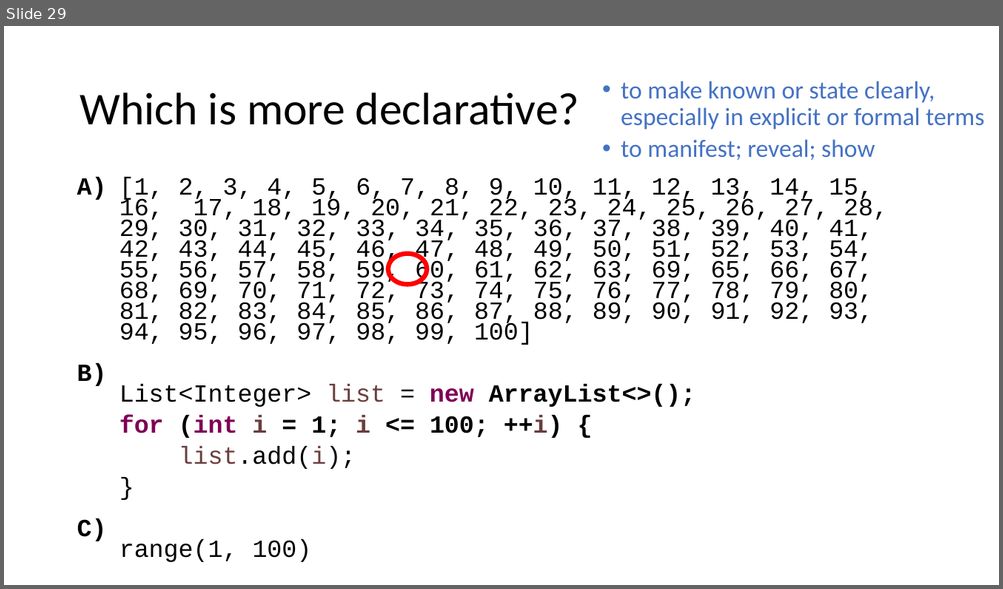
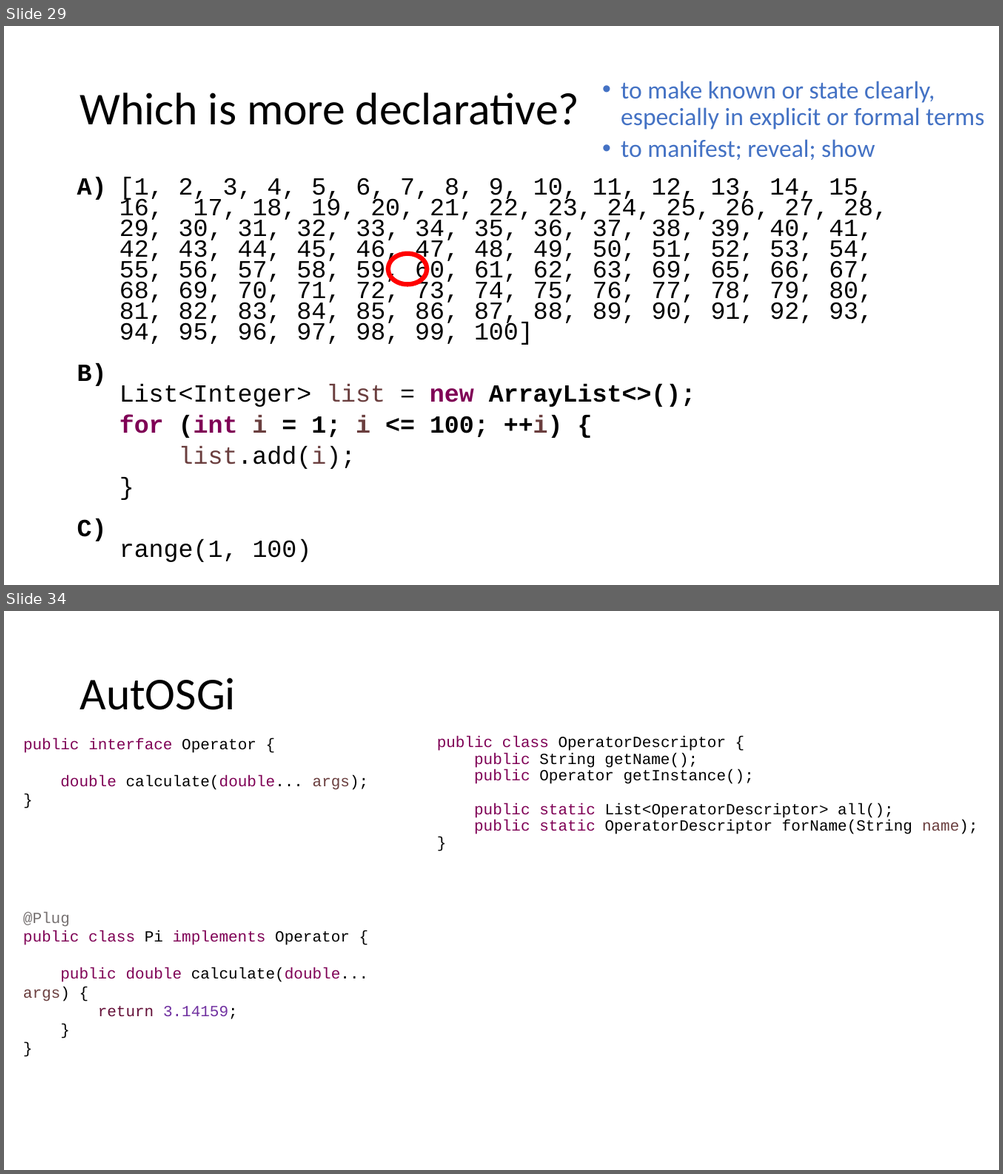
Before and after one commit to diffplug/sockets-and-plugs, a slide deck: Socket and Plugs.pptx. Shown one above the other, each under a label of ours: slide 29 before the commit, slides 29 and 34 after it; the slides between them are not shown. The pictures are 1003x589 and 1003x1174 pixels, drawn with LibreOffice and Linux fonts; fonts in the diff are those of the drawing. Boxes give left, top, right and bottom in pixels: in the first picture for what was removed or moved away, otherwise in the second. Text is boxed around its words. In the diff, an @@ line names an element or a change of style, - is before the commit and + after.

```diff
--- a/Socket and Plugs.pptx
+++ b/Socket and Plugs.pptx
@@ slide 34 added at <box>4,611,999,1170</box>, background #FFFFFF @@
@@ title added at <box>79,678,235,710</box>, 44 pt, text #000000 @@
+AutOSGi
@@ text added at <box>23,738,369,790</box>, 15 pt, text #7F0055 @@
+public interface Operator {
+double calculate(double... args);
+}
@@ text added at <box>437,736,978,834</box>, 15 pt, text #000000 @@
+public class OperatorDescriptor {
+public String getName();
+public Operator getInstance();
+public static List<OperatorDescriptor> all();
+public static OperatorDescriptor forName(String name);
+}
@@ text added at <box>23,912,368,1019</box>, 15 pt, text #7F0055 @@
+@Plug
+public class Pi implements Operator {
+public double calculate(double... args) {
+return 3.14159;
+}
+}
```
Also in this commit, not shown: 3 slides changed, 7 other slides added, 1 slide removed.
